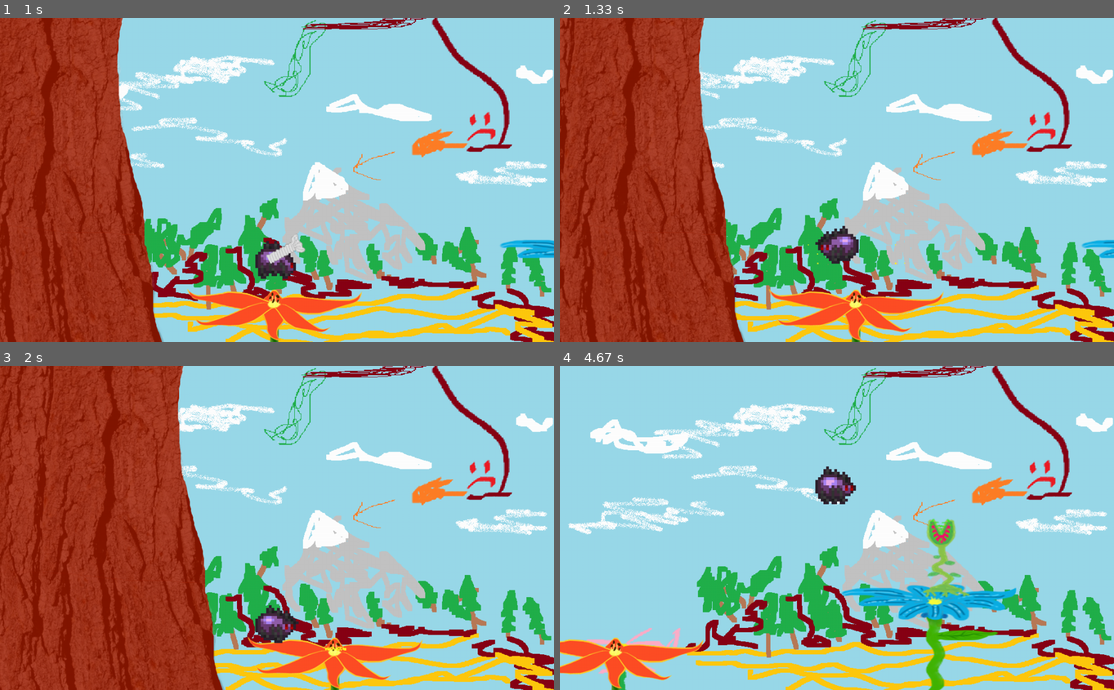
Above: before the commit, frames 1-4 (two rows, left to right).
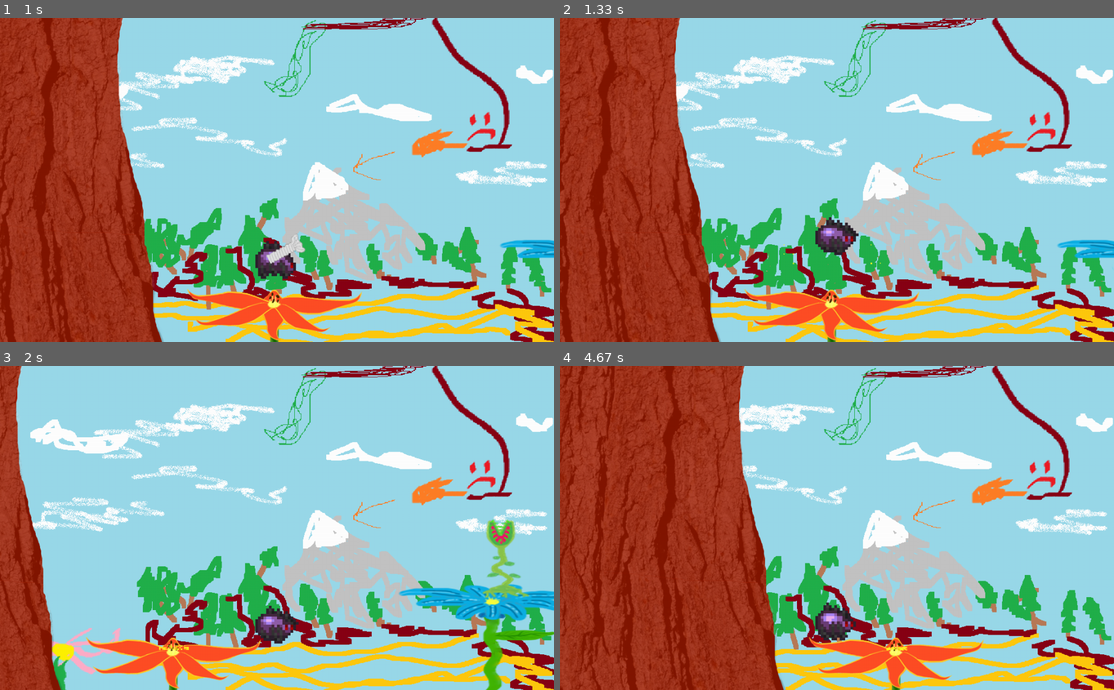
Above: after the commit, the same moments.

Repository: SwampWood/PyGame-shit
Game: pygame game, started from main.py
Two runs of this game, one before a commit and one after it. Both use one fixed random seed, a clock stepped at 60 frames per second and the inputs below.
Inputs (mouse positions are in pixels of both pictures, inside the frame that each line leads up to):
- Up to frame 1 (1 s): hold Space 0.33-0.8 s; hold D 0.33-0.8 s; click (454, 170) at 0.88 s
- Up to frame 2 (1.33 s): hold D from 1.17 s (still down); move the mouse to (842, 199) at 1.2 s; tap Space at 1.23 s
- Up to frame 3 (2 s): tap Space at 1.53, 1.73 s; release D at 1.63 s; hold D from 1.67 s (still down)
- Up to frame 4 (4.67 s): tap Space at 2.03, 2.23, 2.53, 2.8, 3.1, 3.23, 3.53, 3.9, 4.2, 4.4 s; release D at 2.13 s; hold A 2.17-2.7 s; hold A 2.73-3.13 s; hold D 3.17-3.8 s; hold A 3.83-4.3 s; hold D from 4.33 s (still down)

Frame 1 is identical in both runs. In frame 2, 12% of the frame differs, in the area x 0-100%, y 0-100%; in frame 3, 36%; in frame 4, 42%, in the area x 0-83%, y 0-100%.

Commit message:
Новая ветка + исправление багов

Diff:
--- a/main.py
+++ b/main.py
@@ -232,15 +232,18 @@
                     self.x_velocity = 0
 
         if check[pygame.K_SPACE]:
-            self.webbed = False
-            if self.web:
+
+            if self.webbed:
                 self.x_velocity = -50
                 self.y_velocity = -20
                 if self.web.target[0] - 512 < 0:
                     self.x_velocity = 60
+                self.webbed = False
+
+            if self.web:
                 self.web.kill()
-
-            self.web = None
+                self.web = None
+
             if self.y_velocity == 0 and not self.drop:
                 self.current_sprite = None
                 self.y_velocity = -20
@@ -349,7 +352,7 @@
 
 
 class TreeBranch(pygame.sprite.Sprite):
-    images = [load_image("Branch1.png")]
+    images = [load_image("Branch1.png"), load_image("Branch2.png")]
 
     def __init__(self, x, y, type_):
         super().__init__(all_sprites)
@@ -398,6 +401,7 @@
     FlowerPlatform(2000, 300, 2)
     Enemy(750, 280, enemy_flower, 6)
     TreeBranch(1300, 0, 0)
+    TreeBranch(2500, 0, 1)
 
 
 background = load_image("background.png")
Binary file added: data/Branch2.png
